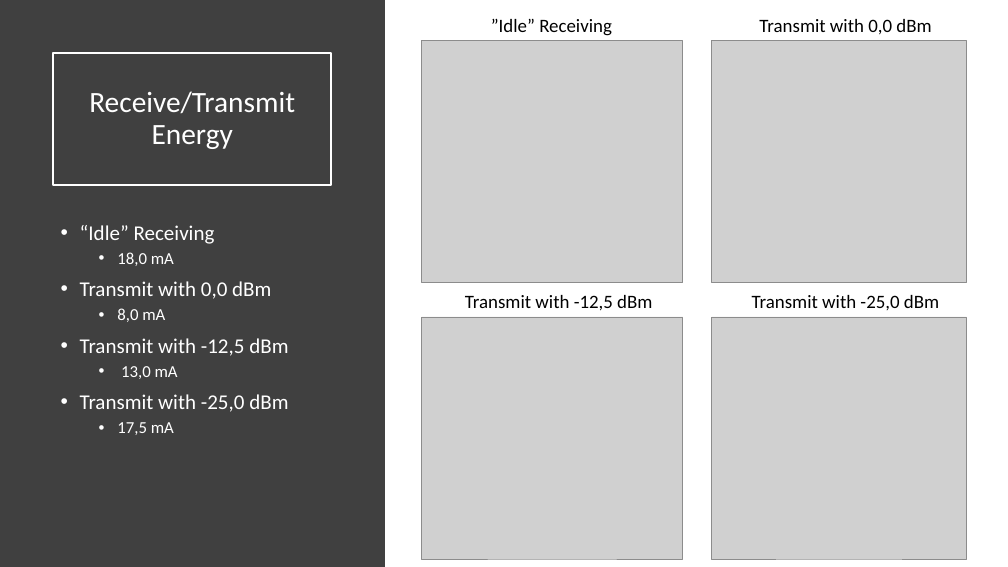
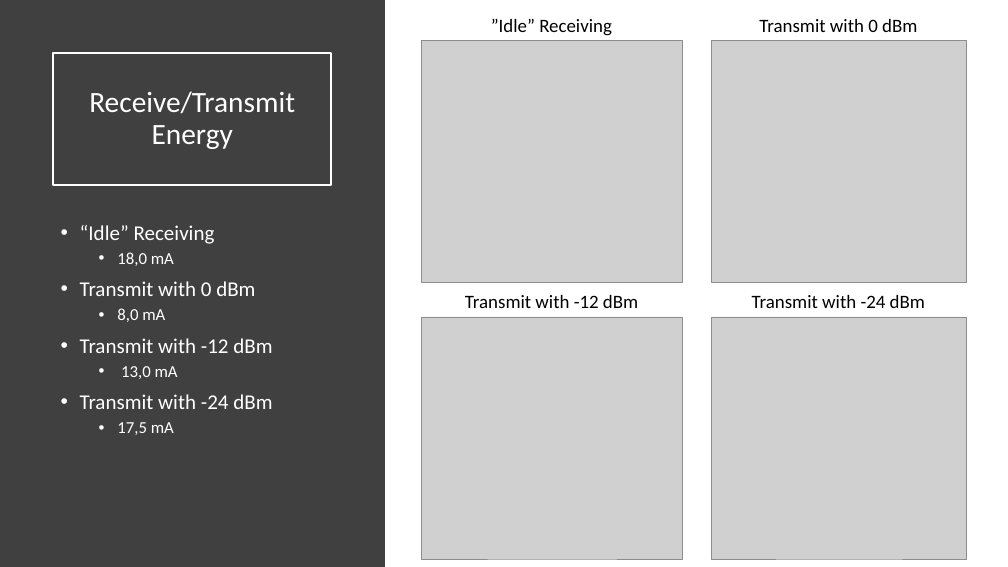
Before and after one commit to entvex/Wireless-Sensor-Networks, a slide deck: slide 8 of Hop or not to hop.pptx. Drawn at 1008x567 pixels with LibreOffice and Linux fonts; fonts in the diff are those of the drawing; grey boxes stand for pictures. Boxes give left, top, right and bottom in pixels: in the first picture for what was removed or moved away, otherwise in the second. Text is boxed around its words. In the diff, an @@ line names an element or a change of style, - is before the commit and + after.

```diff
--- a/Hop or not to hop.pptx
+++ b/Hop or not to hop.pptx
@@ text at [759,19,917,32]: text changed @@
-Transmit with 0,0 dBm
+Transmit with 0 dBm
@@ text at [80,281,255,296]: text changed @@
-• Transmit with 0,0 dBm
+• Transmit with 0 dBm
@@ text at [465,295,638,308]: text changed @@
-Transmit with -12,5 dBm
+Transmit with -12 dBm
@@ text at [752,295,925,308]: text changed @@
-Transmit with -25,0 dBm
+Transmit with -24 dBm
@@ text at [80,338,272,353]: text changed @@
-• Transmit with -12,5 dBm
+• Transmit with -12 dBm
@@ text at [80,394,272,409]: text changed @@
-• Transmit with -25,0 dBm
+• Transmit with -24 dBm
```
Also in this commit, not shown: 2 other slides changed, 1 slide added, 1 other file.
